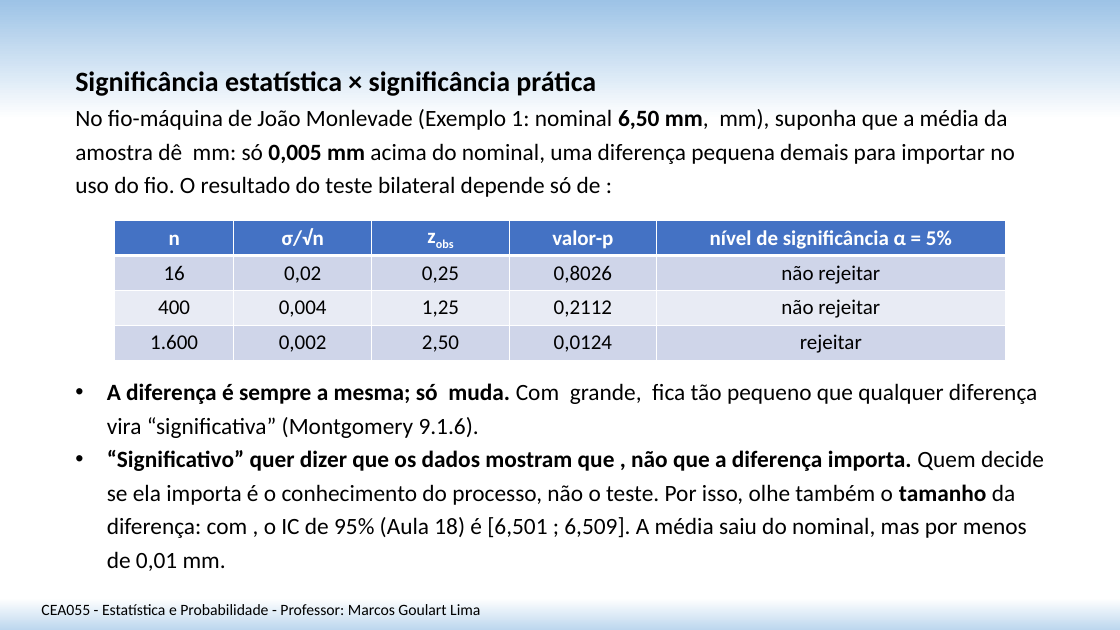
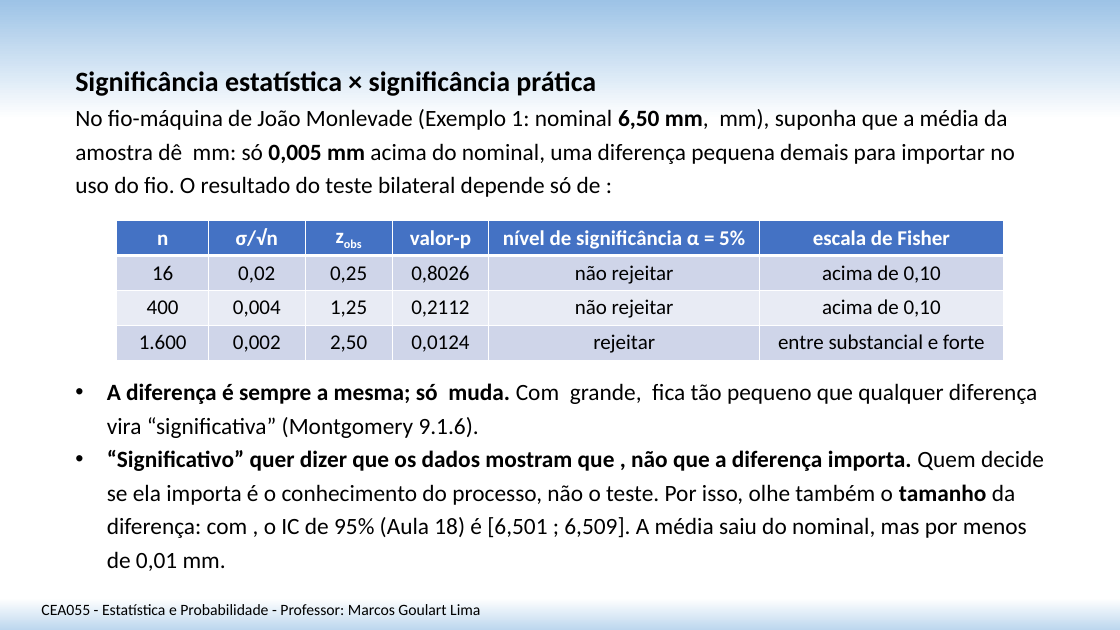
Before and after one commit to matmarcos/minhas-aulas, a slide deck: slide 23 of content/2026-2/cea055-estatistica-probabilidade/21-teste-hipotese-media-var-conhecida/Aula_21_Teste_Hipotese_Media_Var_Conhecida_SITE.pptx (slide 21 before the commit). Drawn at 1120x630 pixels with LibreOffice and Linux fonts; fonts in the diff are those of the drawing. Boxes give left, top, right and bottom in pixels: in the first picture for what was removed or moved away, otherwise in the second. Text is boxed around its words. In the diff, an @@ line names an element or a change of style, - is before the commit and + after.

```diff
--- a/content/2026-2/cea055-estatistica-probabilidade/21-teste-hipotese-media-var-conhecida/Aula_21_Teste_Hipotese_Media_Var_Conhecida_SITE.pptx
+++ b/content/2026-2/cea055-estatistica-probabilidade/21-teste-hipotese-media-var-conhecida/Aula_21_Teste_Hipotese_Media_Var_Conhecida_SITE.pptx
@@ table at [117,220,1004,360] @@
+column 6: escala de Fisher | acima de 0,10 | acima de 0,10 | entre substancial e forte
```
Also in this commit, not shown: 10 other slides changed, 2 slides added, 1 other file.
